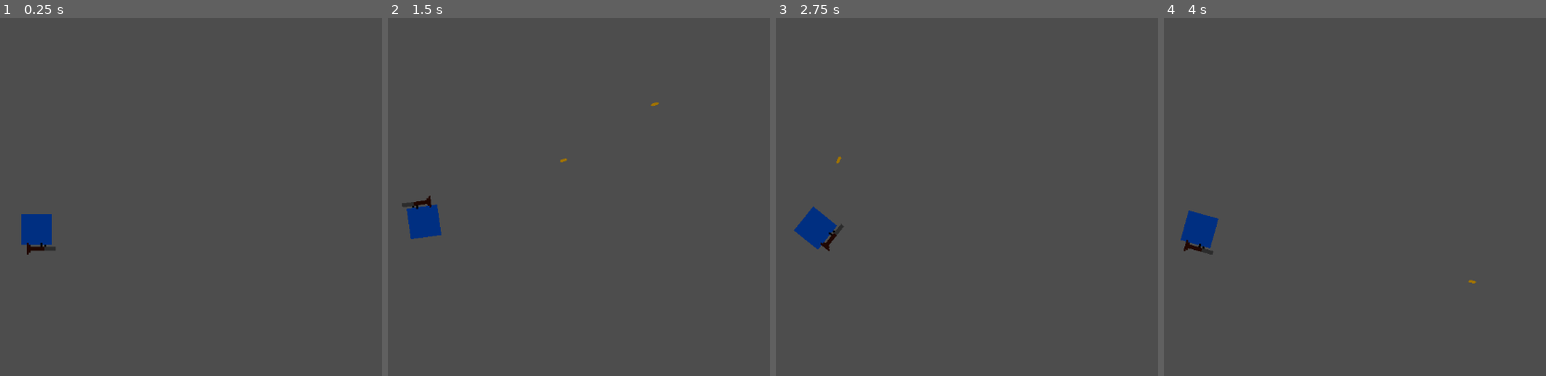
Above: before the commit, frames 1-4 (left to right).
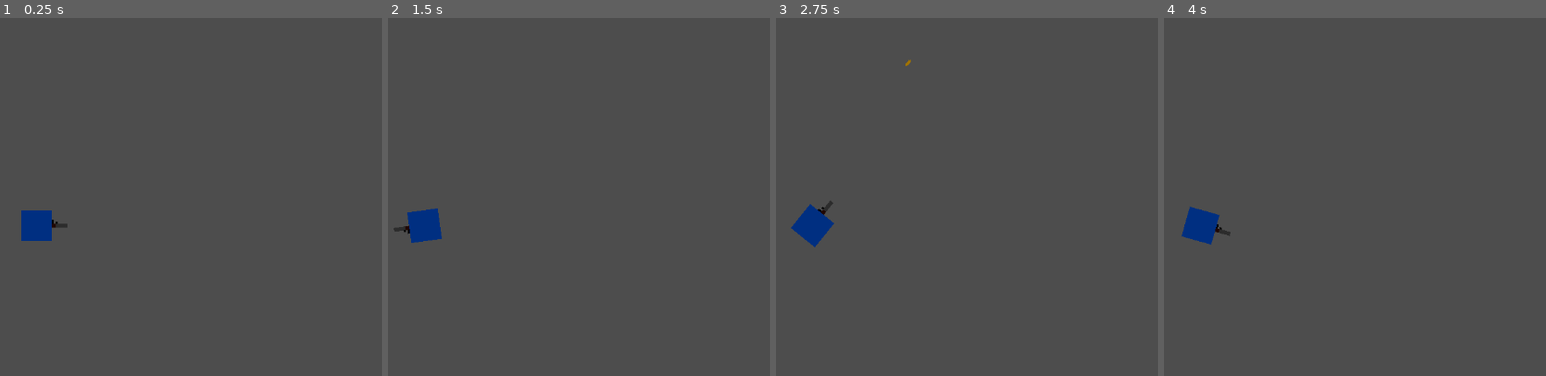
Above: after the commit, the same moments.

Repository: greens-games/TopDownShooter
Game: Godot game, scene res://Main.tscn
The game is run twice, just before and just after one commit, with the same random seed, the same clock (stepped at 60 frames per second) and the same inputs. The engine's default icon, where the game draws it, is replaced by a stand-in: a white triangle on a blue panel in a dark square.
Inputs (mouse positions are in pixels of both pictures, inside the frame that each line leads up to):
- Up to frame 1 (0.25 s): no input
- Up to frame 2 (1.5 s): tap Enter at 0.5 s; move the mouse to (586, 204) at 0.52 s; press the mouse at (586, 204) at 0.53 s; hold D (move_right) 0.53-1.28 s; move the mouse to (outside the picture) at 1.27 s; release the mouse at (outside the picture) at 1.28 s; hold S (move_down) from 1.28 s (still down); click (outside the picture) at 1.35 s
- Up to frame 3 (2.75 s): tap Space at 2 s; move the mouse to (886, 132) at 2.02 s; release S (move_down) at 2.03 s; press the mouse at (886, 132) at 2.03 s; hold D (move_right) from 2.03 s (still down)
- Up to frame 4 (4 s): tap Enter at 2.75 s; move the mouse to (outside the picture) at 2.77 s; release D (move_right) at 2.78 s; release the mouse at (outside the picture) at 2.78 s; hold W (move_up) 2.78-3.53 s; click (outside the picture) at 2.85 s; move the mouse to (1423, 286) at 3.52 s; press the mouse at (1423, 286) at 3.53 s; hold A (move_left) from 3.53 s (still down)

The runs differ from the first frame. In frame 1, 0.3% of the frame differs, in the area x 5-18%, y 53-67%; in frame 2, 0.4%, in the area x 1-71%, y 23-63%; in frame 3, 0.4%; in frame 4, 0.4%.

Commit message:
Refactored bullet logic and added range component

Diff:
--- /dev/null
+++ b/components/RangeComponent.tscn
@@ -0,0 +1,13 @@
+[gd_scene load_steps=3 format=3 uid="uid://b7re4cml5bbm6"]
+
+[ext_resource type="Script" path="res://components/range_component.gd" id="1_7wxqg"]
+
+[sub_resource type="CircleShape2D" id="CircleShape2D_lk6gt"]
+radius = 14.0357
+
+[node name="RangeComponent" type="Area2D"]
+script = ExtResource("1_7wxqg")
+
+[node name="CollisionShape2D" type="CollisionShape2D" parent="."]
+shape = SubResource("CircleShape2D_lk6gt")
+debug_color = Color(0, 0.6, 0.701961, 0.419608)
--- a/components/health_component.gd
+++ b/components/health_component.gd
@@ -20,3 +20,4 @@
 
 func take_damage(damage_taken:int):
 	current_health -= damage_taken
+	pass
--- /dev/null
+++ b/components/range_component.gd
@@ -0,0 +1,13 @@
+extends Node
+
+
+@onready var range_indicator = $CollisionShape2D
+# Called when the node enters the scene tree for the first time.
+func _ready():
+	print(range_indicator.get_shape().get_radius())
+	pass # Replace with function body.
+
+
+# Called every frame. 'delta' is the elapsed time since the previous frame.
+func _process(delta):
+	pass
--- a/components/shooting_component.gd
+++ b/components/shooting_component.gd
@@ -2,11 +2,11 @@
 class_name  ShootingComponent
 
 var bullet_scene = preload("res://entities/bullets/Bullet.tscn")
-@onready var muzzle = $Muzzle
 
-func shoot(muzzle_pos:Vector2, damage:int):
+
+func shoot(muzzle_pos:Vector2, damage:int, direction:Vector2):
 	var bullet:Bullet = bullet_scene.instantiate()
-	bullet.init(damage)
+	bullet.init(damage, direction)
 	bullet.global_position = muzzle_pos
 	bullet.rotation = (get_global_mouse_position() - bullet.global_position).angle() + deg_to_rad(90)
 	get_node("/root").add_child(bullet)
--- a/entities/bullets/Bullet.tscn
+++ b/entities/bullets/Bullet.tscn
@@ -8,7 +8,7 @@
 radius = 2.0
 height = 10.0
 
-[node name="Node2D" type="Node2D"]
+[node name="Bullet" type="Node2D"]
 rotation = 1.5708
 scale = Vector2(0.351438, 0.502003)
 script = ExtResource("1_4vcuk")
--- a/entities/bullets/bullet.gd
+++ b/entities/bullets/bullet.gd
@@ -1,18 +1,18 @@
 extends Node2D
 class_name Bullet
 
-const SPEED = 200
+const SPEED = 500
 var velocity
-var direction
+var direction:Vector2
 var damage:int
 # Called when the node enters the scene tree for the first time.
 
-func init(damage:int):
+func init(damage:int, direction:Vector2):
 	self.damage = damage
-
+	self.direction = direction
 
 func _ready():
-	direction = position.direction_to(get_global_mouse_position()).normalized()
+#	direction = position.direction_to(get_global_mouse_position()).normalized()
 	pass # Replace with function body.
 
 
--- a/entities/player/Player.tscn
+++ b/entities/player/Player.tscn
@@ -10,20 +10,20 @@
 [node name="Player" type="CharacterBody2D"]
 script = ExtResource("1_nny3s")
 
+[node name="Rifle" parent="." instance=ExtResource("4_mxg27")]
+position = Vector2(9, 0)
+rotation = 1.5708
+
 [node name="ColorRect" type="ColorRect" parent="."]
 offset_left = -8.0
-offset_top = -6.0
+offset_top = -8.0
 offset_right = 8.0
-offset_bottom = 10.0
+offset_bottom = 8.0
 color = Color(0, 0.184314, 0.505882, 1)
+metadata/_edit_use_anchors_ = true
 
 [node name="CollisionShape2D" type="CollisionShape2D" parent="."]
-position = Vector2(0, 2)
 shape = SubResource("RectangleShape2D_6nhjm")
-
-[node name="Rifle" parent="." instance=ExtResource("4_mxg27")]
-position = Vector2(3, 12)
-rotation = 1.5708
 
 [node name="Camera2D" type="Camera2D" parent="."]
 zoom = Vector2(3, 3)
--- a/entities/weapons/Rifle.tscn
+++ b/entities/weapons/Rifle.tscn
@@ -1,12 +1,17 @@
-[gd_scene load_steps=5 format=3 uid="uid://d0qud8dgk1de2"]
+[gd_scene load_steps=7 format=3 uid="uid://d0qud8dgk1de2"]
 
 [ext_resource type="Script" path="res://entities/weapons/rifle.gd" id="1_q5ir3"]
 [ext_resource type="PackedScene" uid="uid://dvp7crxd45ec" path="res://components/ShootingComponent.tscn" id="1_qr764"]
 [ext_resource type="Texture2D" uid="uid://e085d3d5ascj" path="res://RifeTop.png" id="1_xar4a"]
 [ext_resource type="PackedScene" uid="uid://dibxl6moemb8j" path="res://components/WeaponStats.tscn" id="4_css5w"]
+[ext_resource type="PackedScene" uid="uid://b7re4cml5bbm6" path="res://components/RangeComponent.tscn" id="5_bkyvb"]
+[ext_resource type="PackedScene" uid="uid://d3v820htt24gq" path="res://entities/bullets/Bullet.tscn" id="6_wd8mn"]
 
 [node name="Rifle" type="Node2D"]
 script = ExtResource("1_q5ir3")
+
+[node name="Bullet" parent="." instance=ExtResource("6_wd8mn")]
+visible = false
 
 [node name="ShootingComponent" parent="." instance=ExtResource("1_qr764")]
 
@@ -26,3 +31,6 @@
 [node name="WeaponStats" parent="." instance=ExtResource("4_css5w")]
 damage = 5
 cooldown = 0.5
+
+[node name="RangeComponent" parent="." instance=ExtResource("5_bkyvb")]
+position = Vector2(0, -8)
--- a/entities/weapons/rifle.gd
+++ b/entities/weapons/rifle.gd
@@ -1,4 +1,4 @@
-extends Node
+extends Node2D
 
 
 @onready var shooting_component:ShootingComponent = $ShootingComponent
@@ -22,7 +22,11 @@
 func action():
 	if can_shoot:
 		can_shoot = false
-		shooting_component.shoot(muzzle.global_position, weapon_stats.damage)
+		shooting_component.shoot(
+			muzzle.global_position,
+			weapon_stats.damage,
+			global_position.direction_to(muzzle.global_position).normalized()
+		)
 		attack_timer.start()
 
 func on_timer_timeout():
--- a/main.gd
+++ b/main.gd
@@ -19,5 +19,4 @@
 	pass
 
 func spawn_new_enemy():
-	print("spawning enemy")
 	pass
